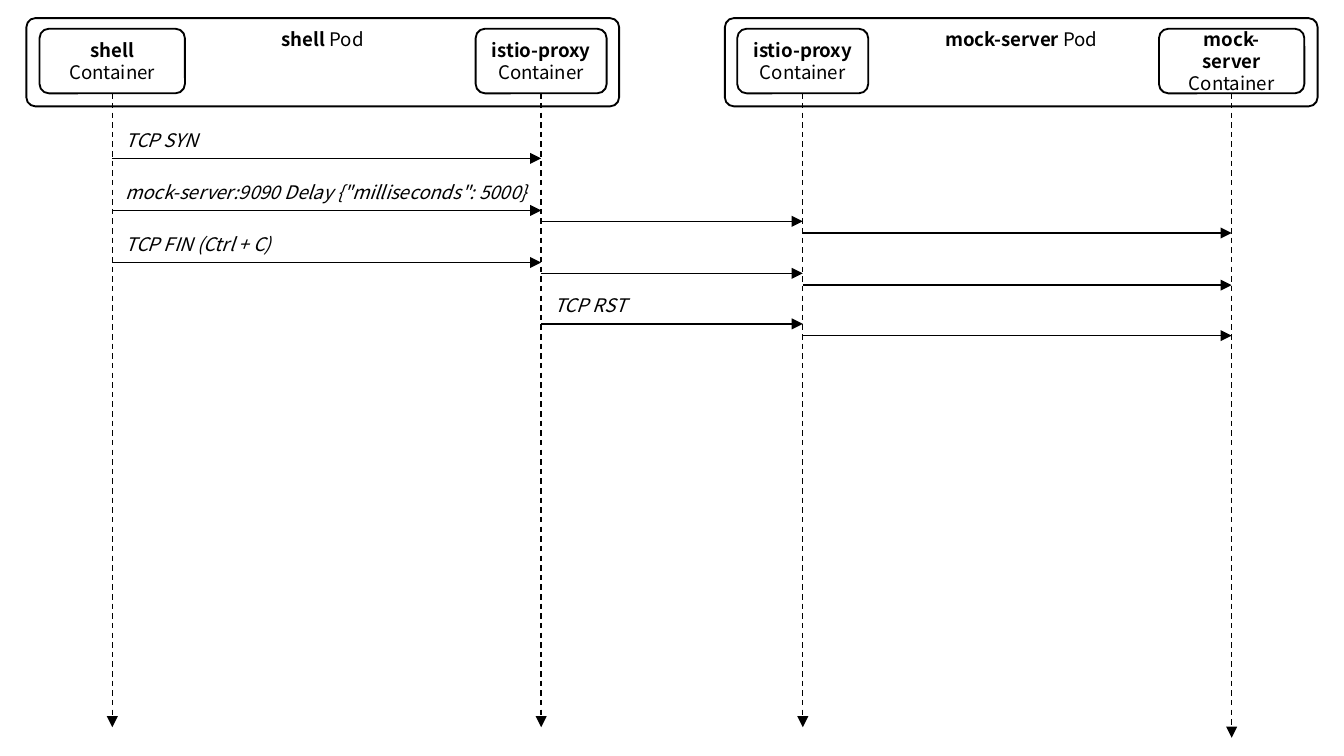
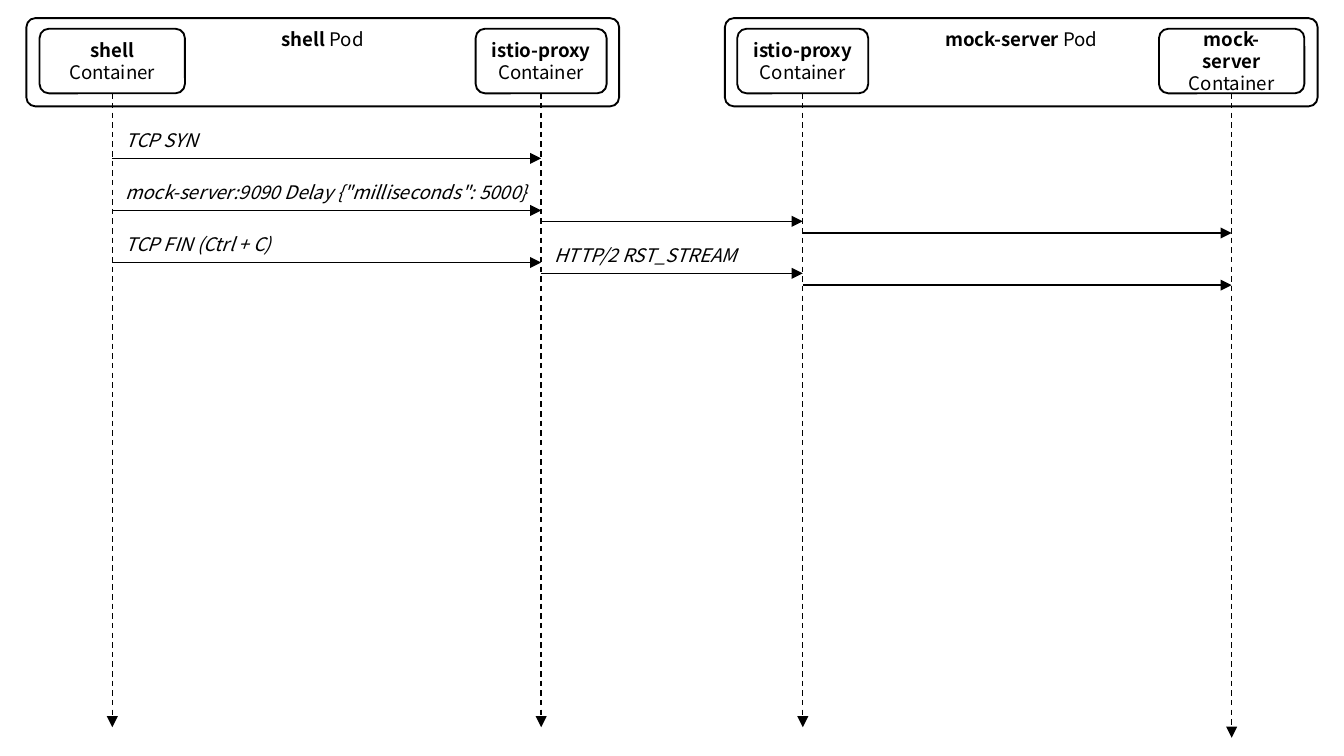
Before and after one commit to ssup2/blog-software, a slide deck: slide 18 of content/docs/theory-analysis/istio-sidecar-proxy-access-log/images/images.pptx. Drawn at 1344x756 pixels with LibreOffice and Linux fonts; fonts in the diff are those of the drawing. Boxes give left, top, right and bottom in pixels: in the first picture for what was removed or moved away, otherwise in the second. Text is boxed around its words. In the diff, an @@ line names an element or a change of style, - is before the commit and + after.

```diff
--- a/content/docs/theory-analysis/istio-sidecar-proxy-access-log/images/images.pptx
+++ b/content/docs/theory-analysis/istio-sidecar-proxy-access-log/images/images.pptx
@@ text at box(554, 247, 737, 266): text changed @@
-TCP RST
+HTTP/2 RST_STREAM
@@ arrow removed from (542, 324) to (802, 324) @@
@@ arrow removed from (802, 336) to (1231, 336) @@
```
Also in this commit, not shown: 1 other slide changed, 1 slide added, 5 other files.
